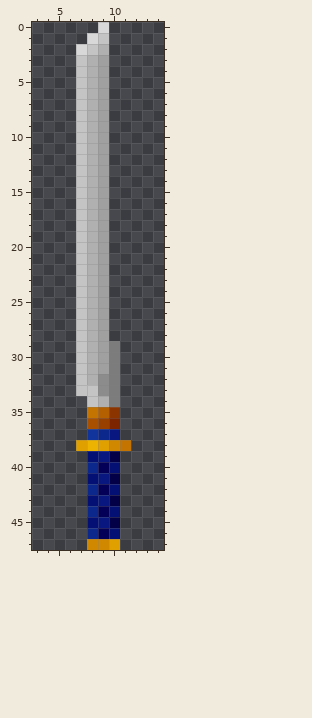
Edited in one commit: pixel-art sprite (Resources/Weapons/Earthbound/Special/bigob_Katana.png). This is how it looked before the edit.
The file is 32x48 pixels. Shown: x 3..14, y 0..47.
The result:
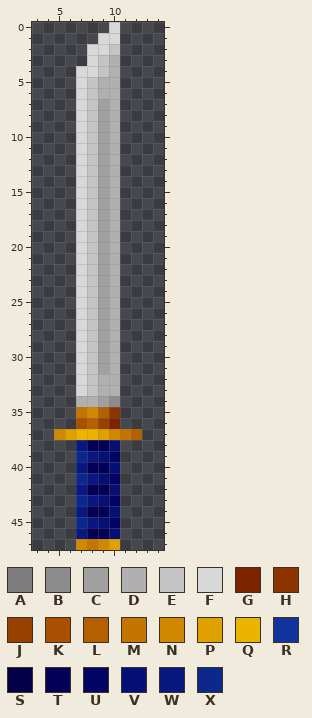
Palette (. is transparent): A #7c7c7c  B #8c8c8c  C #a0a0a0  D #b0b0b0  E #c4c4c4  F #d8d8d8  G #7c2400  H #8c3400  J #984000  K #a85000  L #b46000  M #c47400  N #d08800  P #e0a000  Q #ecb400  R #10349c  S #040048  T #040058  U #040464  V #041074  W #081880  X #0c288c
Diff:
@@ x 3..14 @@
- 0 ......F.....
- 1 .....FE.....
- 2 ....FED.....
- 3 ....EDC.....
- 4 ....EDC.....
- 5 ....EDC.....
- 6 ....EDC.....
- 7 ....EDC.....
- 8 ....EDC.....
- 9 ....EDC.....
-10 ....EDC.....
-11 ....EDC.....
-12 ....EDC.....
-13 ....EDC.....
-14 ....EDC.....
-15 ....EDC.....
-16 ....EDC.....
-17 ....EDC.....
-18 ....EDC.....
-19 ....EDC.....
-20 ....EDC.....
-21 ....EDC.....
-22 ....EDC.....
-23 ....EDC.....
-24 ....EDC.....
-25 ....EDC.....
-26 ....EDC.....
-27 ....EDC.....
-28 ....EDC.....
-29 ....EDCA....
-30 ....EDCA....
-31 ....EDCA....
-32 ....EDBA....
-33 ....EEBA....
-34 .....EDA....
-35 .....MLH....
-36 .....KJG....
-37 .....RXW....
-38 ....PQPNM...
-39 .....VWS....
-40 .....XTV....
-41 .....VWS....
-42 .....XTV....
-43 .....VWS....
-44 .....XTV....
-45 .....VWS....
-46 .....XTV....
-47 .....NNP....
+ 0 .......F....
+ 1 ......FF....
+ 2 .....FFE....
+ 3 .....FED....
+ 4 ....FFED....
+ 5 ....FEDD....
+ 6 ....FEDD....
+ 7 ....FECD....
+ 8 ....FECD....
+ 9 ....FECD....
+10 ....FECD....
+11 ....FECD....
+12 ....FECD....
+13 ....FECD....
+14 ....FECD....
+15 ....FECD....
+16 ....FECD....
+17 ....FECD....
+18 ....FECD....
+19 ....FECD....
+20 ....FECD....
+21 ....FECD....
+22 ....FECD....
+23 ....FECD....
+24 ....FECD....
+25 ....FECD....
+26 ....FECD....
+27 ....FECD....
+28 ....FECD....
+29 ....FECD....
+30 ....FECD....
+31 ....FECD....
+32 ....FEDD....
+33 ....FEDD....
+34 ....DDCB....
+35 ....MNLH....
+36 ....KLJG....
+37 ..NPQQPNML..
+38 ....WTTV....
+39 ....XWVU....
+40 ....WTTV....
+41 ....XWVU....
+42 ....WTTV....
+43 ....XWVU....
+44 ....WTTV....
+45 ....XWVU....
+46 ....WTTV....
+47 ....NMNP....
Changed places in both pictures, as pixel boxes (x1, y1, x2, y2):
changed: (54, 22, 142, 550)
